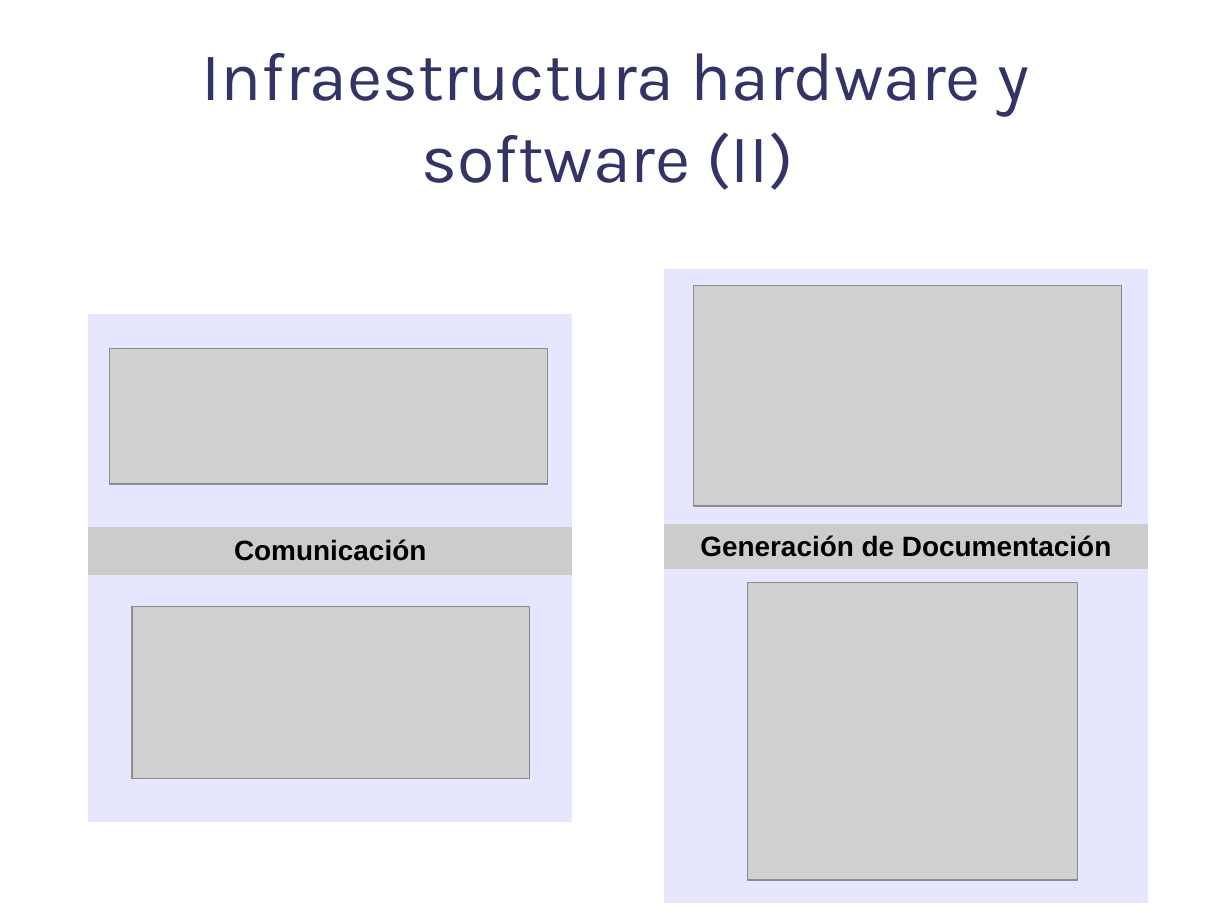
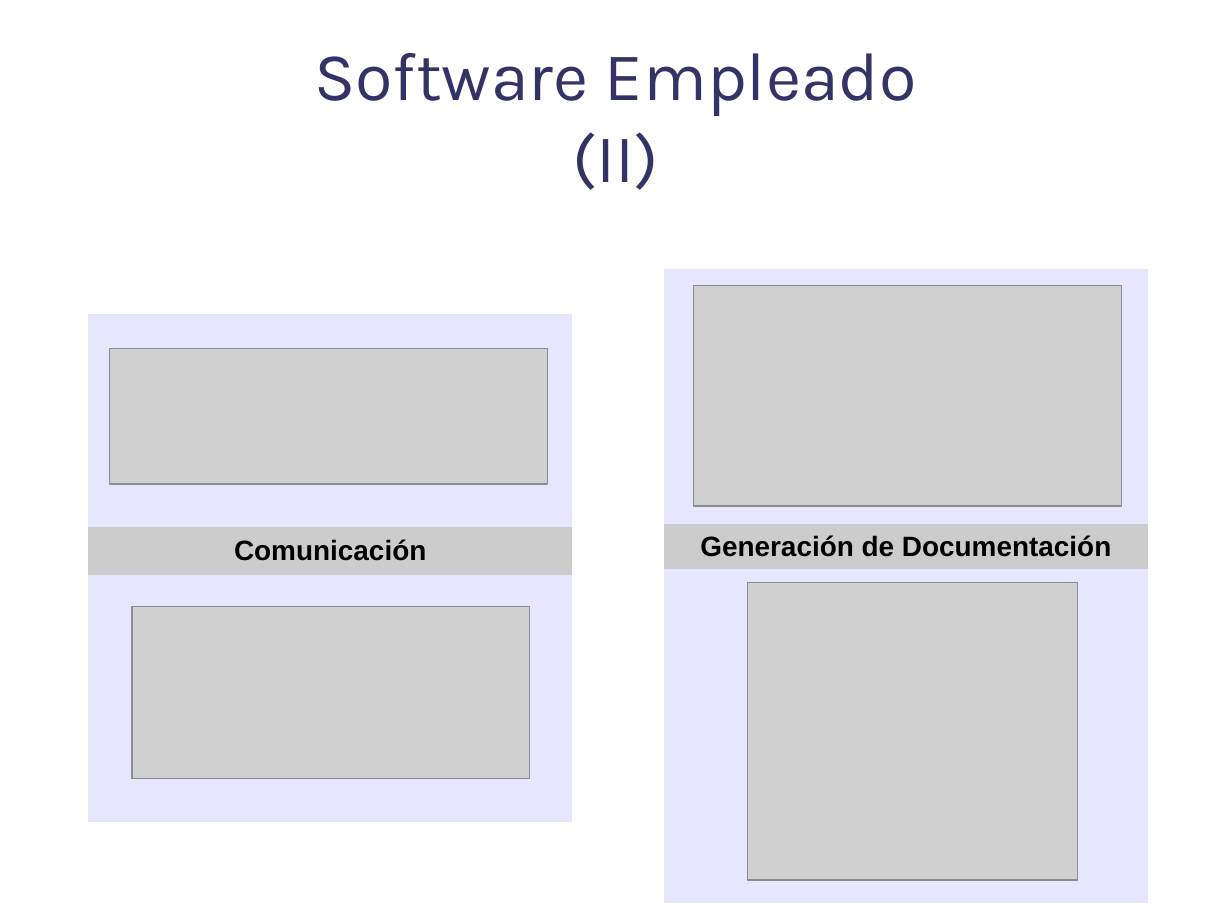
Before and after one commit to danoco78/touchteam, a slide deck: slide 6 of 3_iteracion/Planificacion/Presentacion Final.odp. Drawn at 1232x924 pixels with LibreOffice and Linux fonts; fonts in the diff are those of the drawing; grey boxes stand for pictures; background and template pictures are left out. Boxes give left, top, right and bottom in pixels: in the first picture for what was removed or moved away, otherwise in the second. Text is boxed around its words. In the diff, an @@ line names an element or a change of style, - is before the commit and + after.

```diff
--- a/3_iteracion/Planificacion/Presentacion Final.odp
+++ b/3_iteracion/Planificacion/Presentacion Final.odp
@@ title at (314,53,917,190): text changed @@
-Infraestructura hardware y software (II)
+Software Empleado
+(II)
```
Also in this commit, not shown: 4 other slides changed.
